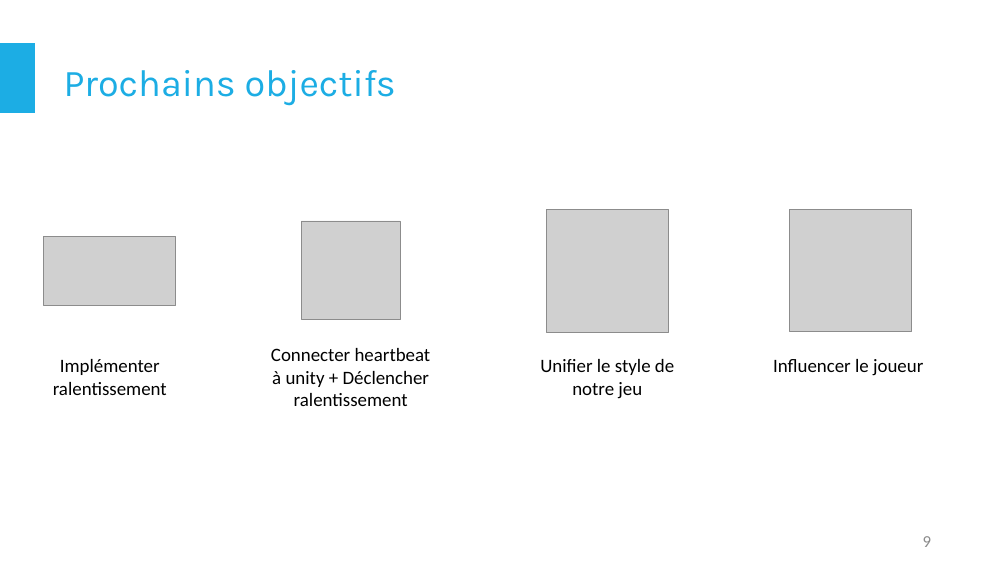
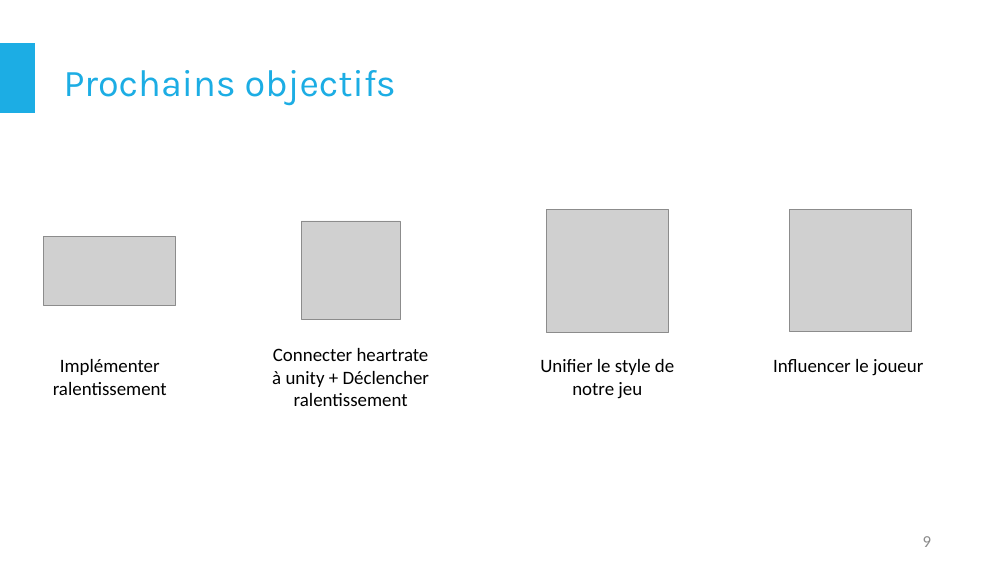
Before and after one commit to LunarX/ProjectTime, a slide deck: slide 9 of Documents/Presentation1.pptx. Drawn at 1008x567 pixels with LibreOffice and Linux fonts; fonts in the diff are those of the drawing; grey boxes stand for pictures. Boxes give left, top, right and bottom in pixels: in the first picture for what was removed or moved away, otherwise in the second. Text is boxed around its words. In the diff, an @@ line names an element or a change of style, - is before the commit and + after.

```diff
--- a/Documents/Presentation1.pptx
+++ b/Documents/Presentation1.pptx
@@ text at (x1=272, y1=348, x2=429, y2=406): text changed @@
-Connecter heartbeat à unity + Déclencher ralentissement
+Connecter heartrate à unity + Déclencher ralentissement
```
Also in this commit, not shown: 1 other slide changed.
